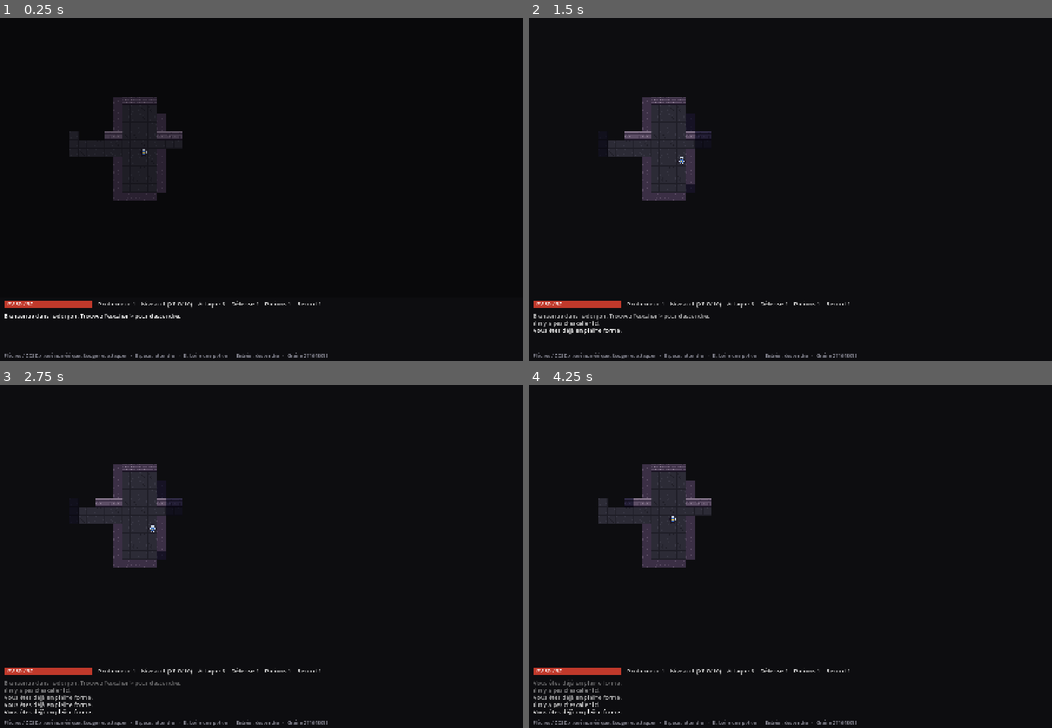
Above: before the commit, frames 1-4 (two rows, left to right).
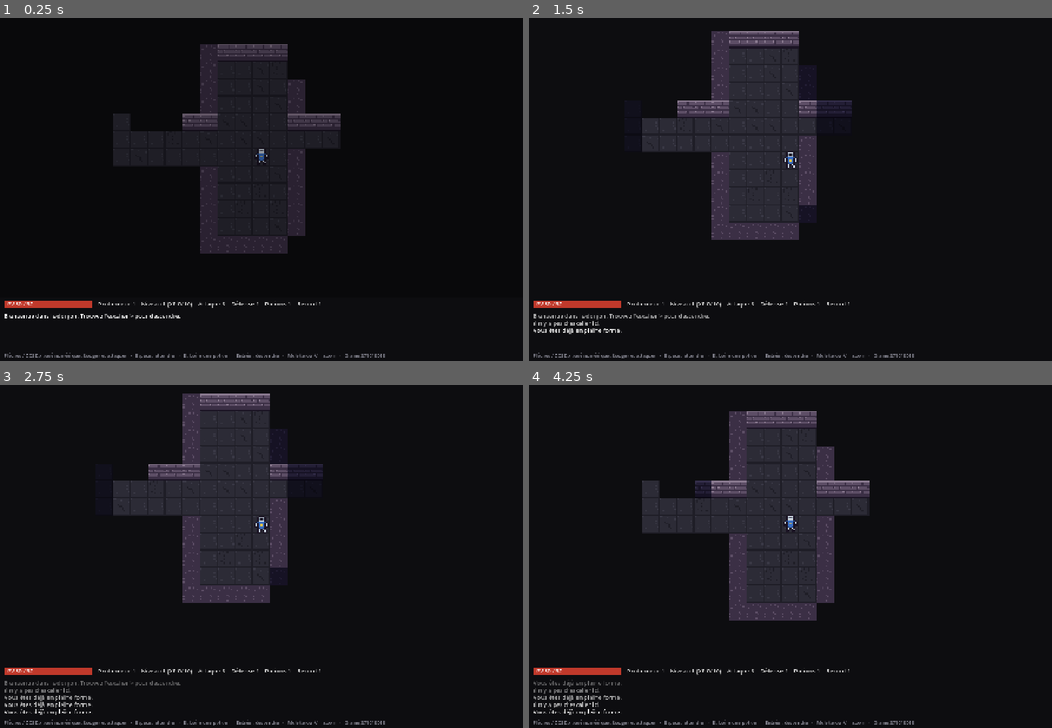
Above: after the commit, the same moments.

Repository: Wiarkane/mes-skills-jeux
Game: Godot game, scene res://main.tscn
Same seed, same stepped clock (60 frames per second), same inputs: the game is played once before the commit and once after it.
Inputs (mouse positions are in pixels of both pictures, inside the frame that each line leads up to):
- Up to frame 1 (0.25 s): no input
- Up to frame 2 (1.5 s): tap Enter at 0.5 s; move the mouse to (905, 172) at 0.52 s; hold Right 0.53-1.28 s; tap E at 0.6 s; click (905, 172) at 0.67 s; tap Space at 0.77 s; move the mouse to (685, 206) at 1.27 s; hold Down from 1.28 s (still down); tap R at 1.35 s; click (685, 206) at 1.42 s
- Up to frame 3 (2.75 s): tap Space at 1.52 s; tap E at 1.55, 2.1 s; move the mouse to (313, 481) at 2.02 s; release Down at 2.03 s; hold Right from 2.03 s (still down); click (313, 481) at 2.17 s
- Up to frame 4 (4.25 s): move the mouse to (764, 625) at 2.77 s; release Right at 2.78 s; hold Up 2.78-3.53 s; tap Enter at 2.85 s; click (764, 625) at 2.92 s; tap Space at 3.02, 3.77 s; tap E at 3.05, 3.8 s; move the mouse to (947, 607) at 3.52 s; hold Left from 3.53 s (still down); tap Keypad Enter at 3.6 s; click (947, 607) at 3.67 s

The runs differ from the first frame. In frame 1, 14% of the frame differs, in the area x 13-74%, y 7-100%; in frame 2, 13%; in frame 3, 13%; in frame 4, 14%.

Commit message:
Ajoute une caméra qui suit le héros avec zoom
Zoom x2 par défaut, réglable avec la molette ou les touches + et -.

Co-Authored-By: Claude Opus 5.5 <noreply@anthropic.com>
Claude-Session: https://claude.ai/code/session_01BKVkUcxTrTdcGemTXiptxN

Diff:
--- a/scripts/main.gd
+++ b/scripts/main.gd
@@ -25,6 +25,11 @@
 const FLOAT_TIME := 0.8
 const DEATH_TIME := 0.35
 const FADE_TIME := 0.35
+
+# Zoom de la caméra : 1 = toute la carte, 2 = deux fois plus près, etc.
+const ZOOM_LEVELS := [1.0, 1.5, 2.0, 2.5, 3.0]
+const DEFAULT_ZOOM_INDEX := 2
+const VIEW_SIZE := Vector2(MAP_W * TILE, UI_TOP)
 
 const TILE := 24
 const MAP_W := 60
@@ -123,6 +128,9 @@
 
 # Effets visuels en cours
 var anim_time := 0.0
+var zoom_index := DEFAULT_ZOOM_INDEX
+var zoom := 2.0
+var cam := Vector2.ZERO  # point de la carte (en pixels) au centre de l'écran
 var trauma := 0.0  # secousse de l'écran, de 0 à 1
 var fade := 0.0  # fondu au noir quand on change d'étage
 var floaters := []  # nombres qui s'envolent : {text, pos, color, t}
@@ -134,6 +142,7 @@
 	# Pixels nets quand les images sont agrandies (pas de flou).
 	texture_filter = CanvasItem.TEXTURE_FILTER_NEAREST
 	load_profile()
+	zoom = ZOOM_LEVELS[zoom_index]
 	new_run()
 
 
@@ -153,6 +162,7 @@
 	for g: Dictionary in ghosts:
 		g["t"] += delta
 	ghosts = ghosts.filter(func(g: Dictionary) -> bool: return g["t"] < DEATH_TIME)
+	cam = cam.lerp(camera_target(), 1.0 - exp(-delta * 10.0))
 	trauma = maxf(0.0, trauma - delta * 2.0)
 	fade = maxf(0.0, fade - delta / FADE_TIME)
 	queue_redraw()
@@ -192,6 +202,7 @@
 	floaters.clear()
 	ghosts.clear()
 	fade = 1.0
+	cam = camera_target()
 
 	var n_monsters := mini(3 + depth * 2, 20)
 	for i in n_monsters:
@@ -266,8 +277,24 @@
 # ---------------------------------------------------------------- Commandes
 
 func _unhandled_input(event: InputEvent) -> void:
+	var mouse := event as InputEventMouseButton
+	if mouse != null and mouse.pressed:
+		if mouse.button_index == MOUSE_BUTTON_WHEEL_UP:
+			change_zoom(1)
+		elif mouse.button_index == MOUSE_BUTTON_WHEEL_DOWN:
+			change_zoom(-1)
+		return
+
 	var key := event as InputEventKey
 	if key == null or not key.pressed:
+		return
+
+	# Zoom : touches + et - (lettre réelle de la touche, pour marcher sur tous les claviers).
+	if key.keycode in [KEY_PLUS, KEY_EQUAL, KEY_KP_ADD]:
+		change_zoom(1)
+		return
+	if key.keycode in [KEY_MINUS, KEY_KP_SUBTRACT]:
+		change_zoom(-1)
 		return
 
 	if game_over:
@@ -555,12 +582,19 @@
 func _draw() -> void:
 	draw_rect(Rect2(0, 0, MAP_W * TILE, UI_TOP + UI_H), COL_BG)
 
-	# La secousse déplace seulement l'affichage de la carte, pas le jeu.
+	# La caméra (zoom + suivi du héros) et la secousse changent seulement l'affichage.
 	var shake := trauma * trauma * 8.0
-	draw_set_transform(Vector2(randf_range(-shake, shake), randf_range(-shake, shake)).round())
-
-	for y in MAP_H:
-		for x in MAP_W:
+	var shake_offset := Vector2(randf_range(-shake, shake), randf_range(-shake, shake))
+	draw_set_transform((map_offset() + shake_offset).round(), 0.0, Vector2(zoom, zoom))
+
+	# On ne dessine que les cases visibles à l'écran.
+	var half := VIEW_SIZE / (2.0 * zoom)
+	var x0 := maxi(0, floori((cam.x - half.x) / TILE) - 1)
+	var x1 := mini(MAP_W, ceili((cam.x + half.x) / TILE) + 1)
+	var y0 := maxi(0, floori((cam.y - half.y) / TILE) - 1)
+	var y1 := mini(MAP_H, ceili((cam.y + half.y) / TILE) + 1)
+	for y in range(y0, y1):
+		for x in range(x0, x1):
 			var c := Vector2i(x, y)
 			var lit := visible_cells.has(c)
 			if not lit and explored[y * MAP_W + x] == 0:
@@ -588,17 +622,20 @@
 			draw_actor(m)
 	draw_actor(player)
 
+	draw_set_transform(Vector2.ZERO)
+
+	# Les textes sont dessinés sans zoom pour rester nets.
 	for fx: Dictionary in floaters:
 		var t: float = fx["t"]
 		var alpha := clampf((FLOAT_TIME - t) / (FLOAT_TIME * 0.5), 0.0, 1.0)
 		var col: Color = fx["color"]
 		col.a = alpha
-		var pos: Vector2 = fx["pos"] + Vector2(-TILE, -4.0 - t * 30.0)
-		draw_string_outline(font, pos, fx["text"], HORIZONTAL_ALIGNMENT_CENTER, TILE * 3, 16, 5,
+		var head: Vector2 = fx["pos"] + Vector2(TILE * 0.5, 0.0)
+		var pos := world_to_screen(head) + shake_offset + Vector2(-60.0, -6.0 - t * 40.0)
+		draw_string_outline(font, pos, fx["text"], HORIZONTAL_ALIGNMENT_CENTER, 120, 20, 6,
 			Color(0, 0, 0, alpha))
-		draw_string(font, pos, fx["text"], HORIZONTAL_ALIGNMENT_CENTER, TILE * 3, 16, col)
-
-	draw_set_transform(Vector2.ZERO)
+		draw_string(font, pos, fx["text"], HORIZONTAL_ALIGNMENT_CENTER, 120, 20, col)
+
 	draw_ui()
 
 	if fade > 0.0:
@@ -652,6 +689,31 @@
 	return -2.0 if int(anim_time * 2.0 + phase * 2.0) % 2 == 0 else 0.0
 
 
+func change_zoom(step: int) -> void:
+	zoom_index = clampi(zoom_index + step, 0, ZOOM_LEVELS.size() - 1)
+	zoom = ZOOM_LEVELS[zoom_index]
+	cam = camera_target()
+	queue_redraw()
+
+
+## Point que la caméra vise : le héros, sans montrer le vide au-delà des bords de la carte.
+func camera_target() -> Vector2:
+	var target := player.vis + Vector2(TILE, TILE) * 0.5
+	var half := VIEW_SIZE / (2.0 * zoom)
+	var world := Vector2(MAP_W * TILE, MAP_H * TILE)
+	target.x = clampf(target.x, half.x, world.x - half.x) if world.x > half.x * 2.0 else world.x * 0.5
+	target.y = clampf(target.y, half.y, world.y - half.y) if world.y > half.y * 2.0 else world.y * 0.5
+	return target
+
+
+func map_offset() -> Vector2:
+	return VIEW_SIZE * 0.5 - cam * zoom
+
+
+func world_to_screen(p: Vector2) -> Vector2:
+	return map_offset() + p * zoom
+
+
 func cell_px(c: Vector2i) -> Vector2:
 	return Vector2(c * TILE)
 
@@ -672,6 +734,9 @@
 
 
 func draw_ui() -> void:
+	# Fond du panneau du bas (cache la carte qui dépasse quand on zoome).
+	draw_rect(Rect2(0, UI_TOP, MAP_W * TILE, UI_H), COL_BG)
+	draw_rect(Rect2(0, UI_TOP, MAP_W * TILE, 2), Color("2a2533"))
 	var y0 := float(UI_TOP) + 10.0
 	var bar_w := 240.0
 	var hp := maxi(player.hp, 0)
@@ -692,5 +757,5 @@
 			HORIZONTAL_ALIGNMENT_LEFT, -1, 16, shade)
 
 	draw_string(font, Vector2(12, y0 + 156),
-		"Flèches / ZQSD / pavé numérique : bouger et attaquer   ·   Espace : attendre   ·   E : boire une potion   ·   Entrée : descendre   ·   Graine %d" % run_seed,
+		"Flèches / ZQSD / pavé numérique : bouger et attaquer   ·   Espace : attendre   ·   E : boire une potion   ·   Entrée : descendre   ·   Molette ou +/- : zoom   ·   Graine %d" % run_seed,
 		HORIZONTAL_ALIGNMENT_LEFT, -1, 13, Color("8a8a96"))
